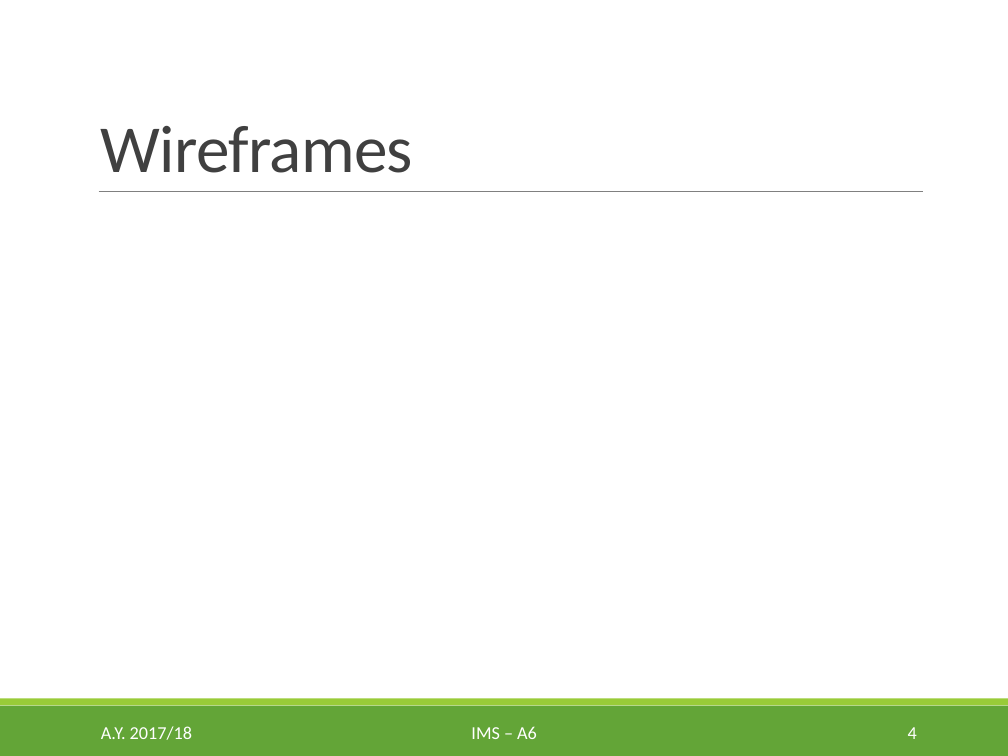
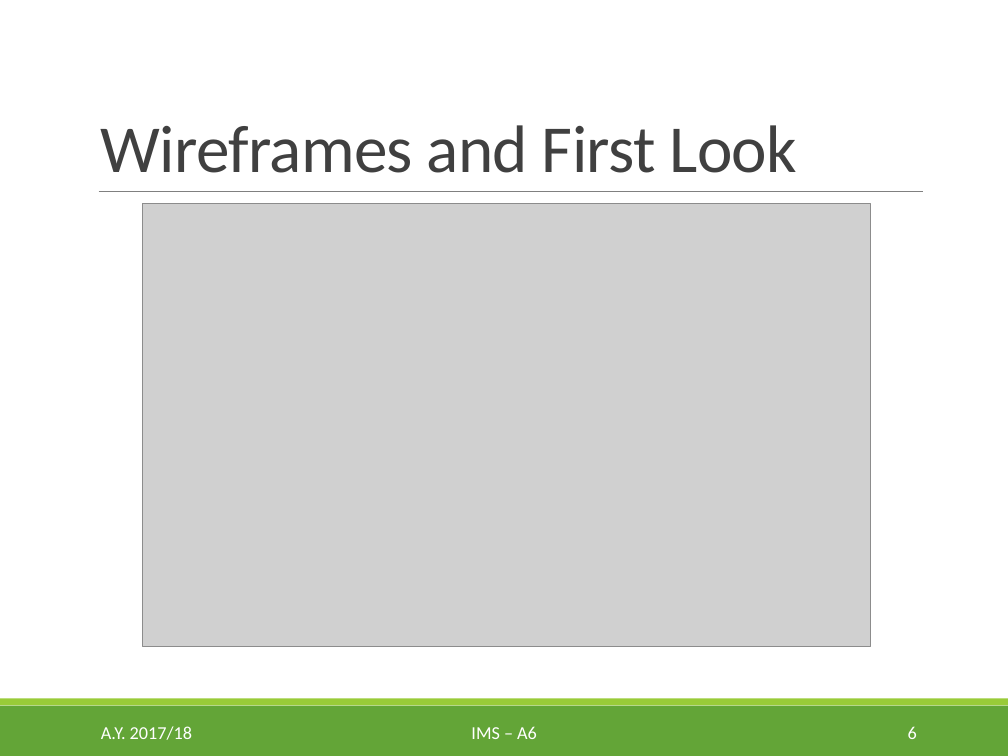
Before and after one commit to egcmi/IMS_project, a slide deck: slide 6 of Presentations/2. Intermediate presentation/IMS_A_6_Intermediate_Presentation.pptx (slide 4 before the commit). Drawn at 1008x756 pixels with LibreOffice and Linux fonts; fonts in the diff are those of the drawing; grey boxes stand for pictures. Boxes give left, top, right and bottom in pixels: in the first picture for what was removed or moved away, otherwise in the second. Text is boxed around its words. In the diff, an @@ line names an element or a change of style, - is before the commit and + after.

```diff
--- a/Presentations/2. Intermediate presentation/IMS_A_6_Intermediate_Presentation.pptx
+++ b/Presentations/2. Intermediate presentation/IMS_A_6_Intermediate_Presentation.pptx
@@ title at [101, 125, 798, 173]: text changed @@
-Wireframes
+Wireframes and First Look
@@ picture added at [143, 204, 871, 647] @@
@@ page number at [908, 726, 917, 739]: text changed @@
-4
+6
```
Also in this commit, not shown: 4 other slides changed, 1 slide added, 9 other files.
